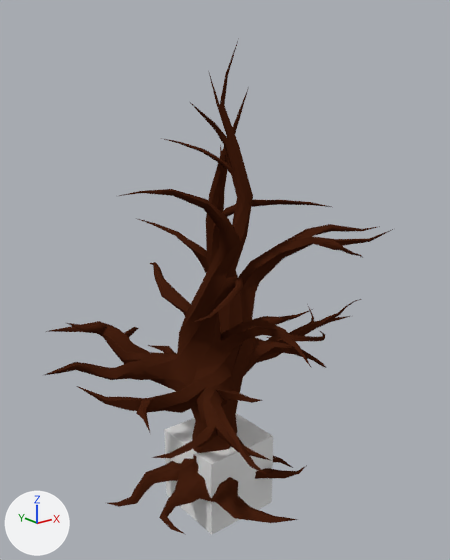
What one commit did to the Blender file Blend/tree01.blend.
Before and after are seen from a 50 mm camera at (-8.75, -11.21, 9.57) aimed at (0.08, -0.18, 5.16). Every picture has the same lights, and +X, +Y and +Z are marked at lower left.

In view in the first picture: 'Cube', 'Tree_1'.
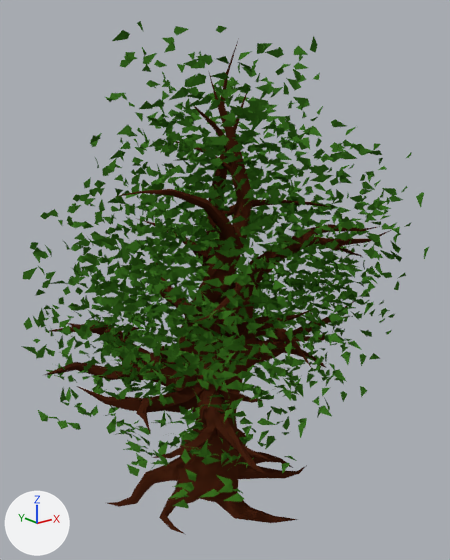
Diff of the bpy script that builds the scene:
```diff
--- a/Blend/tree01.blend.py
+++ b/Blend/tree01.blend.py
@@ ob_cube @@
-ob_cube = bpy.data.objects.new('Cube', me_cube_001)
-ob_cube.location = (0.0, 0.0, 0.0)
@@ ob_leafs_1 @@
 ob_leafs_1.location = (0.0, 0.0, 0.0)
-ob_leafs_1.hide_set(True)  # its collection is switched off
```

What differs and where, as boxes (x1, y1, x2, y2) in the pictures (450 x 560 px):
'Leafs_1', shown (green)
    after: (21, 21, 429, 508)
'Cube', deleted
    before: (164, 413, 273, 535)
